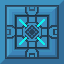
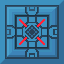
Two versions of the same layered image (64x64). Layer-by-layer changes:
hid "Layer 6" over [19, 19, 45, 45]
added layer "Layer 6 copy" over [19, 19, 45, 45]
